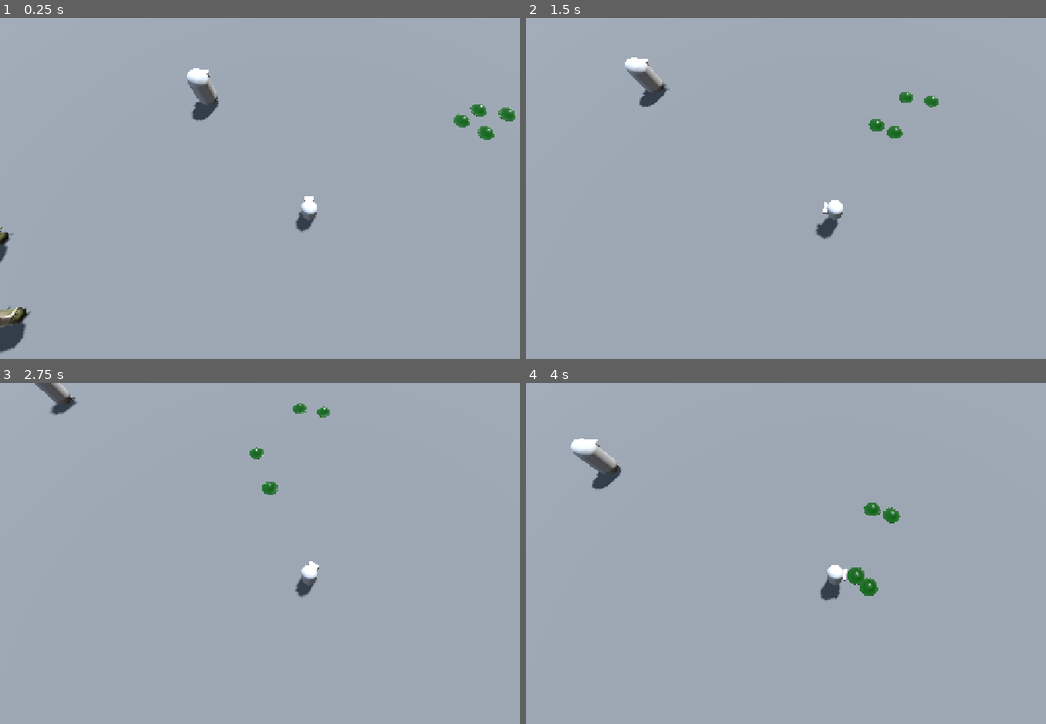
Above: before the commit, frames 1-4 (two rows, left to right).
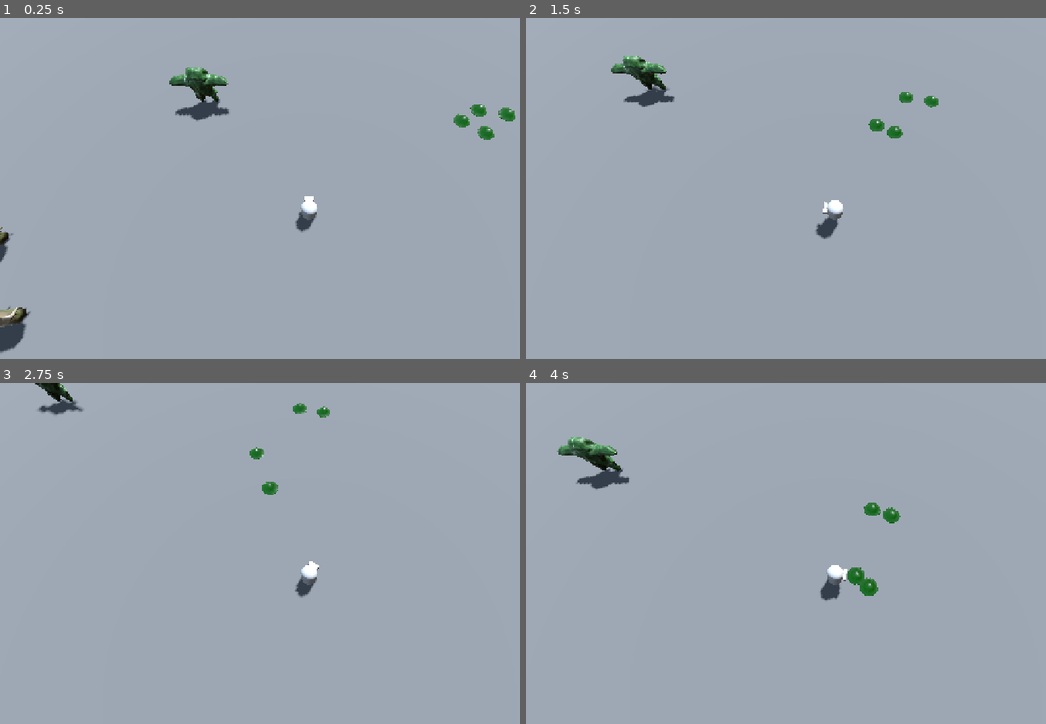
Above: after the commit, the same moments.

Repository: CodeRecode/gdwild87
Game: Godot game, scene res://levels/test_level.tscn
Same seed, same stepped clock (60 frames per second), same inputs: the game is played once before the commit and once after it.
Inputs (mouse positions are in pixels of both pictures, inside the frame that each line leads up to):
- Up to frame 1 (0.25 s): no input
- Up to frame 2 (1.5 s): tap Enter at 0.5 s; move the mouse to (973, 174) at 0.52 s; press the mouse at (973, 174) at 0.53 s; hold D (move_right) 0.53-1.28 s; tap Space (jump) at 0.77 s; move the mouse to (713, 208) at 1.27 s; release the mouse at (713, 208) at 1.28 s; hold S (move_down) from 1.28 s (still down); click (713, 208) at 1.35 s
- Up to frame 3 (2.75 s): tap Space (jump) at 1.52 s; move the mouse to (369, 481) at 2.02 s; release S (move_down) at 2.03 s; press the mouse at (369, 481) at 2.03 s; hold D (move_right) from 2.03 s (still down)
- Up to frame 4 (4 s): move the mouse to (801, 625) at 2.77 s; release D (move_right) at 2.78 s; release the mouse at (801, 625) at 2.78 s; hold W (move_up) 2.78-3.53 s; click (801, 625) at 2.85 s; tap Space (jump) at 3.02, 3.77 s; move the mouse to (1020, 608) at 3.52 s; press the mouse at (1020, 608) at 3.53 s; hold A (move_left) from 3.53 s (still down)

The runs differ from the first frame. In frame 1, 0.8% of the frame differs, in the area x 32-44%, y 14-31%; in frame 2, 0.7%; in frame 3, 0.4%; in frame 4, 0.9%, in the area x 5-20%, y 15-32%.

Commit message:
Hulk enemy

Diff:
--- a/char/brute.tscn
+++ b/char/brute.tscn
@@ -1,6 +1,7 @@
-[gd_scene load_steps=7 format=3 uid="uid://666nns6li08s"]
+[gd_scene load_steps=8 format=3 uid="uid://666nns6li08s"]
 
 [ext_resource type="Script" uid="uid://c3q6p7pf858r1" path="res://char/brute.gd" id="1_7sjr5"]
+[ext_resource type="PackedScene" uid="uid://t6743nju3d8a" path="res://art/hulk.glb" id="2_63k8u"]
 
 [sub_resource type="CapsuleShape3D" id="CapsuleShape3D_7sjr5"]
 radius = 0.75
@@ -23,8 +24,12 @@
 transform = Transform3D(1, 0, 0, 0, 1, 0, 0, 0, 1, 0, 1.5, 0)
 shape = SubResource("CapsuleShape3D_7sjr5")
 
+[node name="hulk" parent="." instance=ExtResource("2_63k8u")]
+transform = Transform3D(-0.8, 0, -6.9938224e-08, 0, 0.8, 0, 6.9938224e-08, 0, -0.8, 0, 0.49899673, 0)
+
 [node name="MeshInstance3D" type="MeshInstance3D" parent="."]
 transform = Transform3D(1.5, 0, 0, 0, 1.5, 0, 0, 0, 1.5, 0, 1.5, 0)
+visible = false
 mesh = SubResource("CapsuleMesh_7sjr5")
 skeleton = NodePath("../CollisionShape3D")
 
Binary file added: art/hulk.glb
Not shown, added: art/hulk.glb.import
Binary file added: art/hulk_Ucupaint Sphere Color.png
Not shown, added: art/hulk_Ucupaint Sphere Color.png.import
Binary file added: art/hulk_Ucupaint Sphere Metallic-Ucupaint Sphere Roughness.png
Not shown, added: art/hulk_Ucupaint Sphere Metallic-Ucupaint Sphere Roughness.png.import
Binary file added: art/hulk_Ucupaint Sphere Normal.png
Not shown, added: art/hulk_Ucupaint Sphere Normal.png.import
